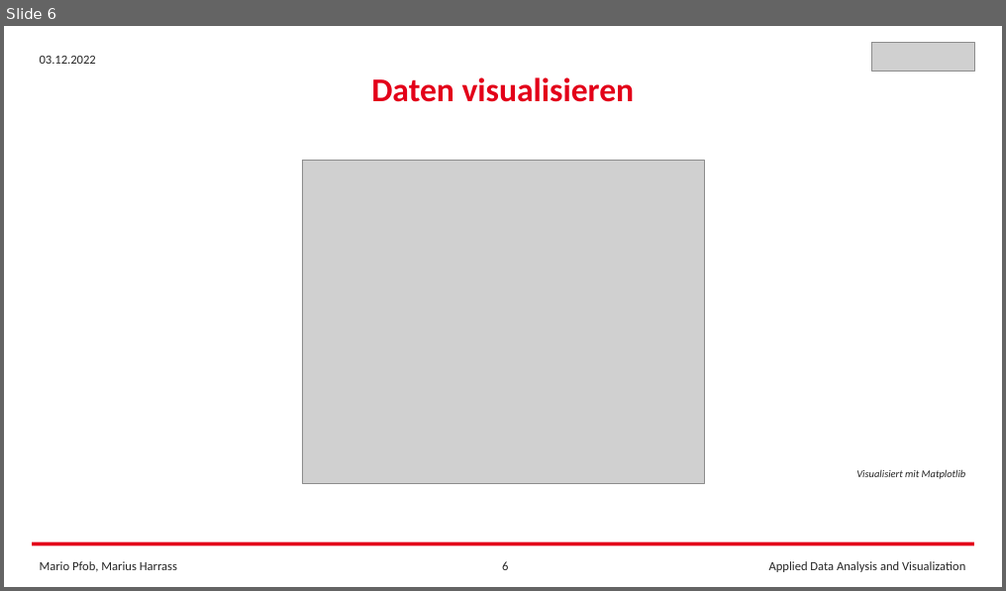
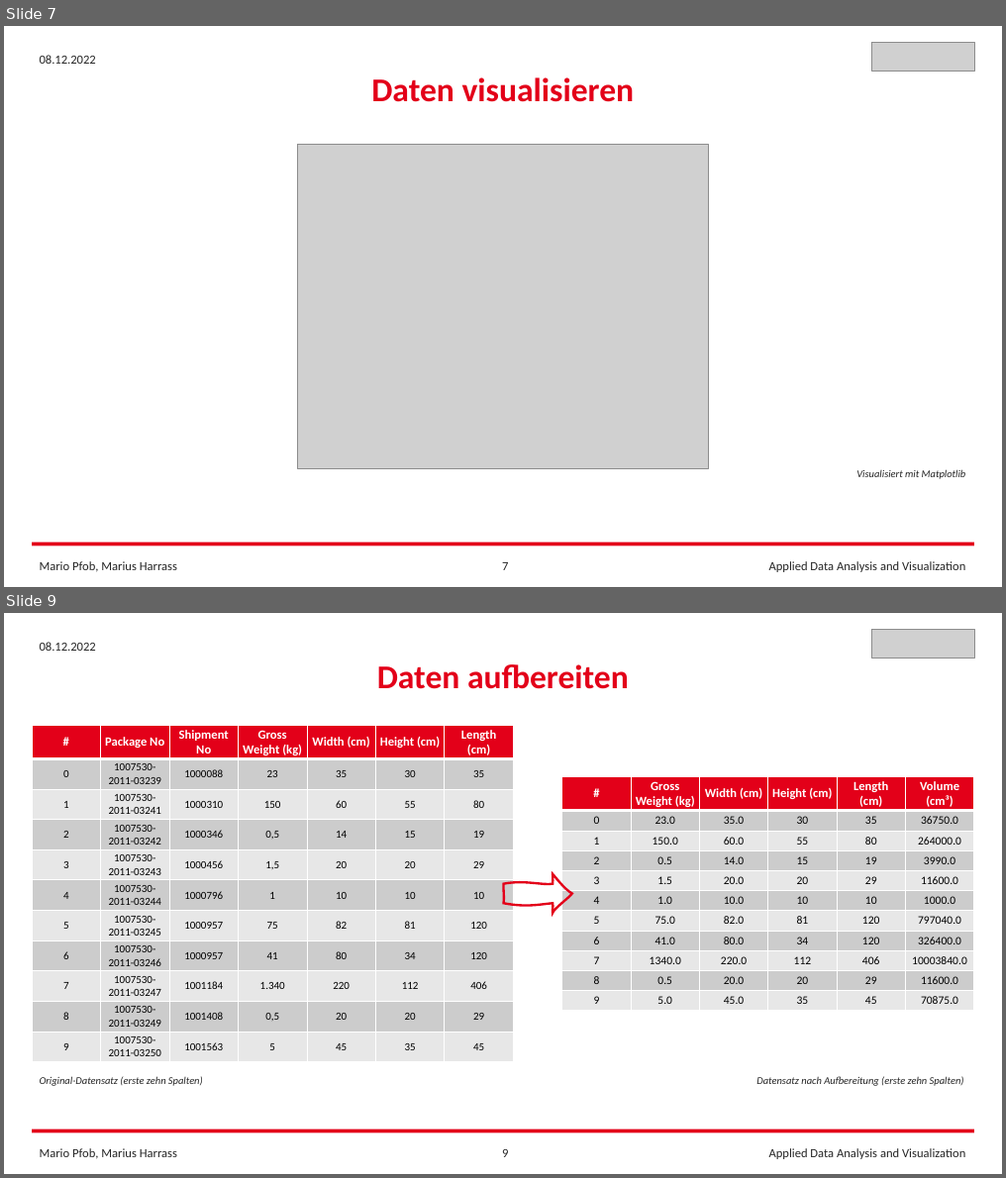
Before and after one commit to FrankCastlepancakes/ClusteringScikitLearn, a slide deck: Clustering_Scikit_Learn.pptx. Shown one above the other, each under a label of ours: slide 6 before the commit, slides 7 and 9 after it; the slides between them are not shown. The pictures are 1006x591 and 1006x1178 pixels, drawn with LibreOffice and Linux fonts; fonts in the diff are those of the drawing; grey boxes stand for pictures. Boxes give left, top, right and bottom in pixels: in the first picture for what was removed or moved away, otherwise in the second. Text is boxed around its words. In the diff, an @@ line names an element or a change of style, - is before the commit and + after.

```diff
--- a/Clustering_Scikit_Learn.pptx
+++ b/Clustering_Scikit_Learn.pptx
@@ slide 9 added at bbox=[4, 613, 1002, 1174], background #FFFFFF @@
@@ text added at bbox=[40, 642, 96, 651], 12 pt, text #262626 @@
+08.12.2022
@@ picture added at bbox=[872, 630, 975, 658] @@
@@ text added at bbox=[377, 664, 629, 689], 32 pt, text #E30019, bold @@
+Daten aufbereiten
@@ table added at bbox=[32, 725, 514, 1062], 11 rows, 7 columns @@
+# | Package No | Shipment No | Gross Weight (kg) | Width (cm) | Height (cm) | Length (cm)
+0 | 1007530-2011-03239 | 1000088 | 23 | 35 | 30 | 35
+1 | 1007530-2011-03241 | 1000310 | 150 | 60 | 55 | 80
+2 | 1007530-2011-03242 | 1000346 | 0,5 | 14 | 15 | 19
+3 | 1007530-2011-03243 | 1000456 | 1,5 | 20 | 20 | 29
+4 | 1007530-2011-03244 | 1000796 | 1 | 10 | 10 | 10
+5 | 1007530-2011-03245 | 1000957 | 75 | 82 | 81 | 120
+6 | 1007530-2011-03246 | 1000957 | 41 | 80 | 34 | 120
+7 | 1007530-2011-03247 | 1001184 | 1.340 | 220 | 112 | 406
+8 | 1007530-2011-03249 | 1001408 | 0,5 | 20 | 20 | 29
+9 | 1007530-2011-03250 | 1001563 | 5 | 45 | 35 | 45
@@ table added at bbox=[562, 777, 976, 1011], 11 rows, 6 columns @@
+# | Gross Weight (kg) | Width (cm) | Height (cm) | Length (cm) | Volume (cm³)
+0 | 23.0 | 35.0 | 30 | 35 | 36750.0
+1 | 150.0 | 60.0 | 55 | 80 | 264000.0
+2 | 0.5 | 14.0 | 15 | 19 | 3990.0
+3 | 1.5 | 20.0 | 20 | 29 | 11600.0
+4 | 1.0 | 10.0 | 10 | 10 | 1000.0
+5 | 75.0 | 82.0 | 81 | 120 | 797040.0
+6 | 41.0 | 80.0 | 34 | 120 | 326400.0
+7 | 1340.0 | 220.0 | 112 | 406 | 10003840.0
+8 | 0.5 | 20.0 | 20 | 29 | 11600.0
+9 | 5.0 | 45.0 | 35 | 45 | 70875.0
@@ freeform shape added at bbox=[503, 874, 572, 913], outline #E30019 2.25 pt @@
@@ text added at bbox=[40, 1076, 203, 1086], 10 pt, text #262626, italic @@
+Original-Datensatz (erste zehn Spalten)
@@ text added at bbox=[756, 1076, 964, 1086], 10 pt, text #262626, italic @@
+Datensatz nach Aufbereitung (erste zehn Spalten)
@@ rectangle added at bbox=[32, 1130, 974, 1134], fill #E30019 @@
@@ text added at bbox=[40, 1149, 177, 1159], 12 pt, text #262626 @@
+Mario Pfob, Marius Harrass
@@ page number added at bbox=[502, 1150, 508, 1157], 12 pt, text #262626 @@
+9
@@ text added at bbox=[769, 1149, 965, 1159], 12 pt, text #262626 @@
+Applied Data Analysis and Visualization
@@ what was slide 6 is now slide 7 @@
@@ slide 7 changed as well @@
@@ text at bbox=[40, 55, 96, 64]: text changed @@
-03.12.2022
+08.12.2022
@@ picture: place and size @@
-picture at bbox=[302, 160, 704, 484]
+picture at bbox=[298, 145, 709, 470]
@@ page number at bbox=[502, 563, 508, 570]: text changed @@
-6
+7
```
Also in this commit, not shown: 9 other slides changed, 3 other slides added, 3 other files.
